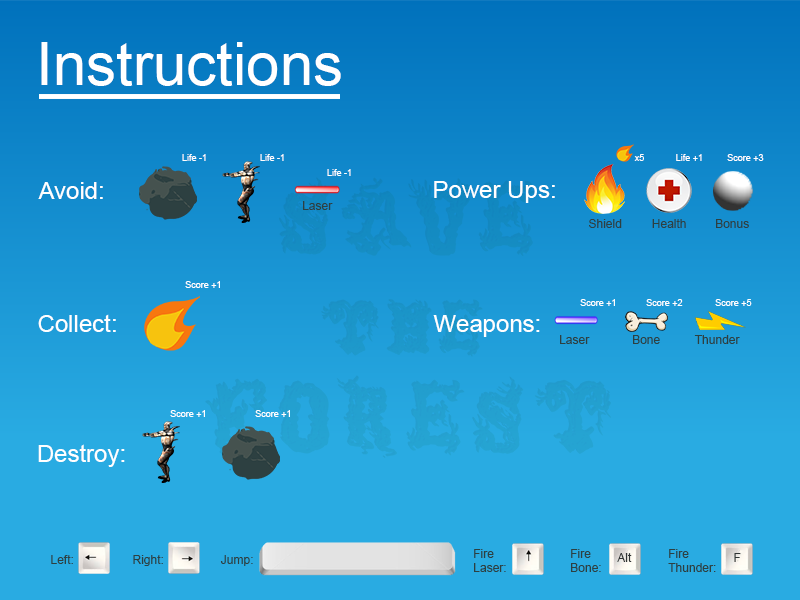
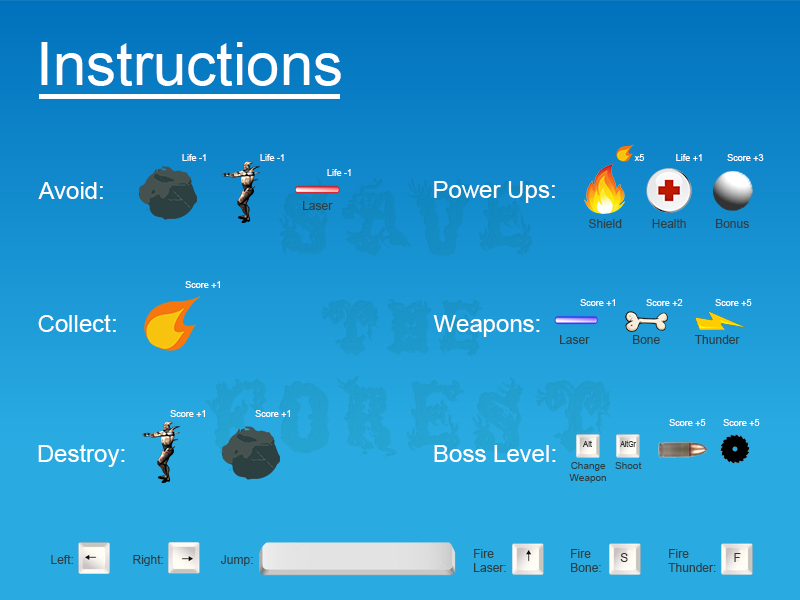
Layers edited between the first and the second 800x600 image:
added group "Boss Level" with 11 layers above "Destroy" over (434, 419, 760, 483)
added layer "Boss Level:" in group "Boss Level" over (434, 445, 556, 462)
added layer "blade" in group "Boss Level" over (720, 434, 750, 464)
added layer "Score +5" (2nd of 3, in "Boss Level") in group "Boss Level" over (723, 419, 760, 426)
added layer "Score +5" (3rd of 3, in "Boss Level") in group "Boss Level" over (669, 419, 706, 426)
added layer "Bullet" in group "Boss Level" over (658, 442, 707, 458)
added layer "AltGr" in group "Boss Level" over (620, 440, 636, 447)
added layer "Layer 2 copy 6" in group "Boss Level" over (616, 434, 640, 458)
added layer "Alt" in group "Boss Level" over (582, 440, 592, 447)
added layer "Layer 2 copy 5" in group "Boss Level" over (576, 434, 600, 458)
added layer "Change Weapon" in group "Boss Level" over (569, 462, 606, 483)
added layer "Shoot" in group "Boss Level" over (615, 462, 642, 469)
renamed "Alt" to "S", painted on it over (617, 553, 632, 562)
